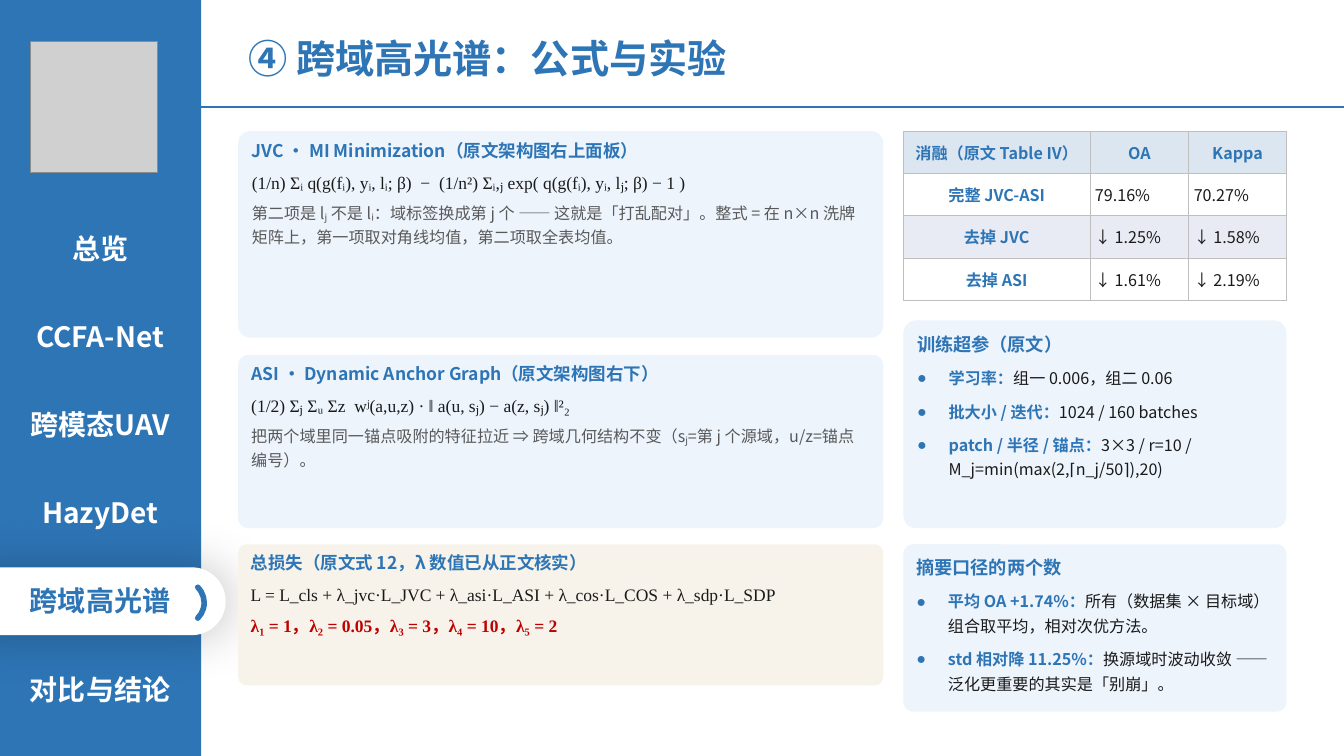
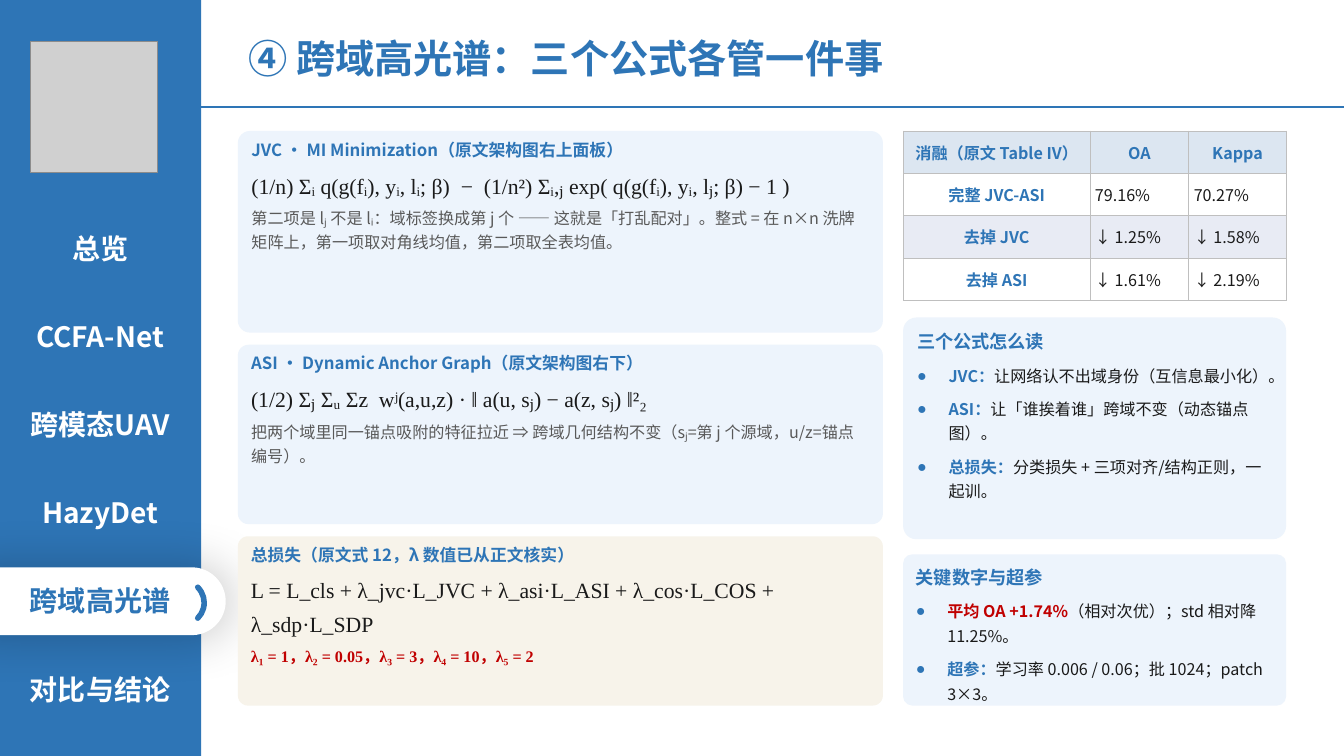
Before and after one commit to 139876/paper-notes, a slide deck: slide 15 of 论文精读/3-HazyDet精读/附件/四篇论文-组会汇报.pptx (slide 16 before the commit). Drawn at 1344x756 pixels with LibreOffice and Linux fonts; fonts in the diff are those of the drawing; grey boxes stand for pictures. Boxes give left, top, right and bottom in pixels: in the first picture for what was removed or moved away, otherwise in the second. Text is boxed around its words. In the diff, an @@ line names an element or a change of style, - is before the commit and + after.

```diff
--- a/论文精读/3-HazyDet精读/附件/四篇论文-组会汇报.pptx
+++ b/论文精读/3-HazyDet精读/附件/四篇论文-组会汇报.pptx
@@ text at <box>248,39,883,77</box>: text changed @@
-④ 跨域高光谱：公式与实验
+④ 跨域高光谱：三个公式各管一件事
@@ rounded rectangle "JVC · MI Minimization（原文架构图右上面板）": place and size @@
-rounded rectangle "JVC · MI Minimization（原文架构图右上面板）" at <box>238,131,883,338</box>
+rounded rectangle "JVC · MI Minimization（原文架构图右上面板）" at <box>238,131,883,333</box>
@@ text in rounded rectangle at <box>251,141,777,200</box>: size 12.5 to 12 pt in "JVC · MI Minimization（原文架构图右上面板）"; size 12.5 to 15.5 pt in "(1/n) Σᵢ q(g(fᵢ), yᵢ, lᵢ; β) − ..." @@
@@ rounded rectangle "三个公式怎么读": place and size @@
-rounded rectangle "三个公式怎么读" at <box>903,321,1287,528</box>
+rounded rectangle "三个公式怎么读" at <box>903,318,1287,539</box>
@@ rounded rectangle "ASI · Dynamic Anchor Graph（原文架构图右下）": place and size @@
-rounded rectangle "ASI · Dynamic Anchor Graph（原文架构图右下）" at <box>238,355,883,528</box>
+rounded rectangle "ASI · Dynamic Anchor Graph（原文架构图右下）" at <box>238,345,883,524</box>
@@ text in rounded rectangle at <box>251,354,647,412</box>: size 12.5 to 12 pt in "ASI · Dynamic Anchor Graph（原文架构图右下）"; size 12.5 to 15.5 pt in "(1/2) Σⱼ Σᵤ Σz wʲ(a,u,z) · ‖ ..." @@
@@ text in rounded rectangle at <box>949,368,1285,498</box>: text changed @@
-训练超参（原文）
-● 学习率：组一 0.006，组二 0.06
-● 批大小 / 迭代：1024 / 160 batches
-● patch / 半径 / 锚点：3×3 / r=10 / M_j=min(max(2,⌈n_j/50⌉),20)
+三个公式怎么读
+● JVC：让网络认不出域身份（互信息最小化）。
+● ASI：让「谁挨着谁」跨域不变（动态锚点图）。
+● 总损失：分类损失 + 三项对齐/结构正则，一起训。
@@ rounded rectangle "总损失（原文式 12，λ 数值已从正文核实）": place and size @@
-rounded rectangle "总损失（原文式 12，λ 数值已从正文核实）" at <box>238,544,883,686</box>
+rounded rectangle "总损失（原文式 12，λ 数值已从正文核实）" at <box>238,536,883,706</box>
@@ rounded rectangle "总损失（原文式 12，λ 数值已从正文核实）" at <box>238,536,883,706</box>: size 12.5 to 12 pt in "总损失（原文式 12，λ 数值已从正文核实）"; size 12.5 to 15.5 pt in "L = L_cls + λ_jvc·L_JVC + λ_asi·L_ASI ..."; size 12.5 to 11.5 pt in "λ₁ = 1，λ₂ = 0.05，λ₃ = 3，λ₄ ..." @@
@@ rounded rectangle "关键数字与超参": place and size @@
-rounded rectangle "关键数字与超参" at <box>903,544,1287,712</box>
+rounded rectangle "关键数字与超参" at <box>903,555,1287,706</box>
@@ text in rounded rectangle at <box>916,568,1263,701</box>: text changed @@
-摘要口径的两个数
-● 平均 OA +1.74%：所有（数据集 × 目标域）组合取平均，相对次优方法。
-● std 相对降 11.25%：换源域时波动收敛 —— 泛化更重要的其实是「别崩」。
+关键数字与超参
+● 平均 OA +1.74%（相对次优）；std 相对降 11.25%。
+● 超参：学习率 0.006 / 0.06；批 1024；patch 3×3。
```
Also in this commit, not shown: 12 other slides changed, 1 slide removed.
